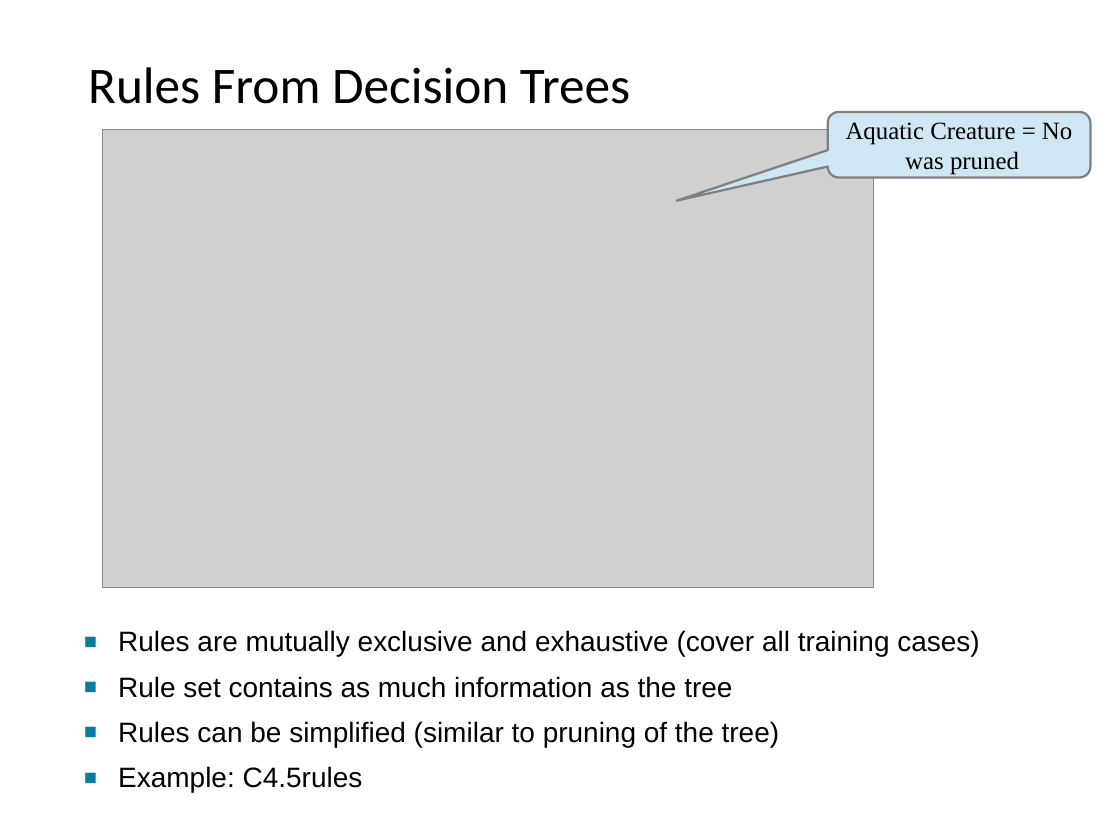
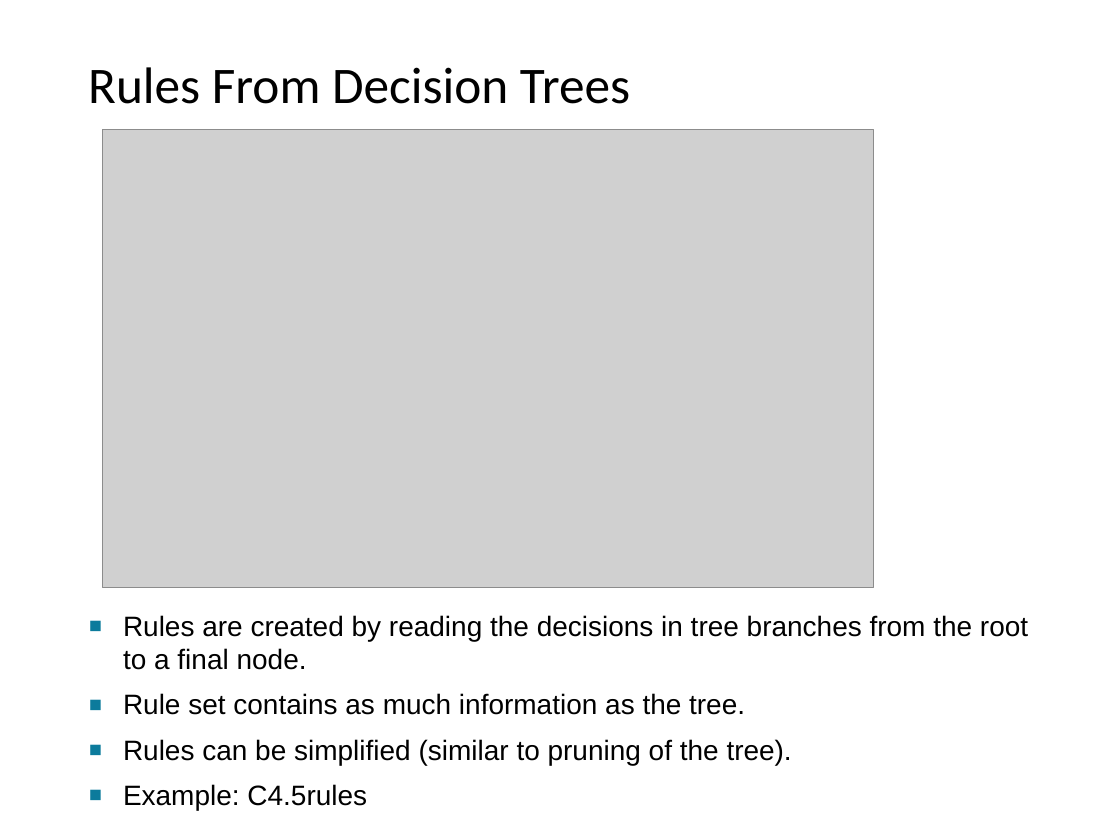
Before and after one commit to mhahsler/Introduction_to_Data_Mining_R_Examples, a slide deck: slide 11 of slides/chap4_alternative_classification.pptx (slide 12 before the commit). Drawn at 1120x840 pixels with LibreOffice and Linux fonts; fonts in the diff are those of the drawing; grey boxes stand for pictures. Boxes give left, top, right and bottom in pixels: in the first picture for what was removed or moved away, otherwise in the second. Text is boxed around its words. In the diff, an @@ line names an element or a change of style, - is before the commit and + after.

```diff
--- a/slides/chap4_alternative_classification.pptx
+++ b/slides/chap4_alternative_classification.pptx
@@ rounded speech box removed at [828, 112, 1091, 178] @@
-Aquatic Creature = No
-was pruned
@@ text "Rules are created by reading ...": place and size @@
-text "Rules are created by reading ..." at [118, 630, 979, 792]
+text "Rules are created by reading ..." at [123, 615, 1028, 810]
@@ text at [123, 615, 1028, 765]: text changed @@
-▪ Rules are mutually exclusive and exhaustive (cover all training cases)
-▪ Rule set contains as much information as the tree
-▪ Rules can be simplified (similar to pruning of the tree)
+▪ Rules are created by reading the decisions in tree branches from the root to a final node.
+▪ Rule set contains as much information as the tree.
+▪ Rules can be simplified (similar to pruning of the tree).
```
Also in this commit, not shown: 10 other slides changed, 1 slide removed, 1 other file.
